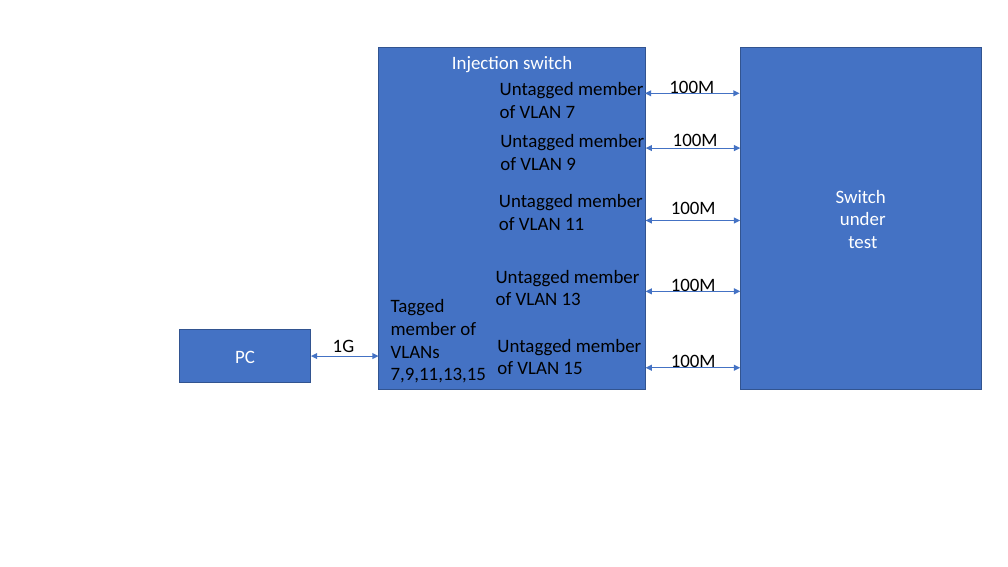
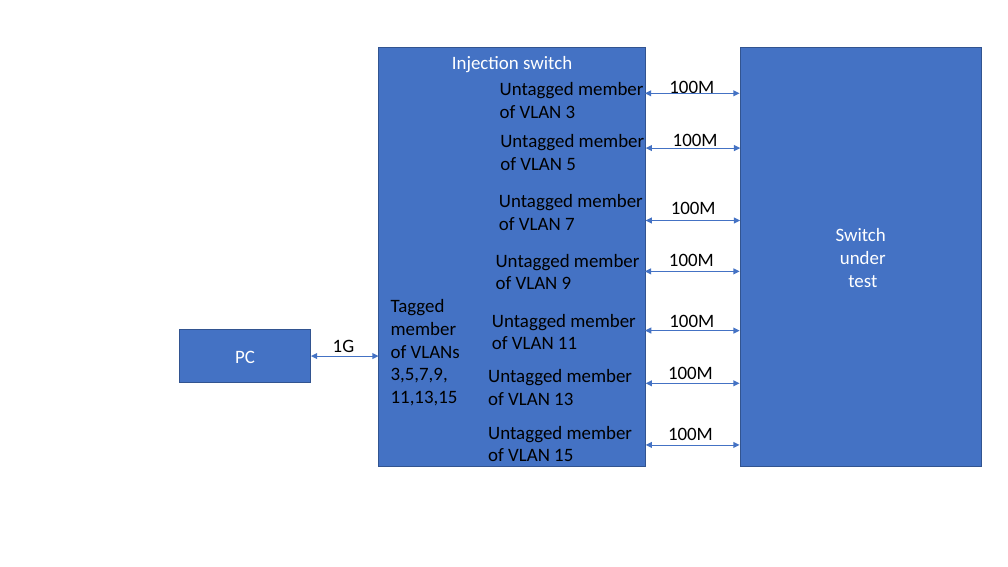
Before and after one commit to Chester-Gillon/switch_test, a slide deck: slide 1 of switch_config.pptx. Drawn at 1008x567 pixels with LibreOffice and Linux fonts; fonts in the diff are those of the drawing. Boxes give left, top, right and bottom in pixels: in the first picture for what was removed or moved away, otherwise in the second. Text is boxed around its words. In the diff, an @@ line names an element or a change of style, - is before the commit and + after.

```diff
--- a/switch_config.pptx
+++ b/switch_config.pptx
@@ rectangle "Injection switch": place and size @@
-rectangle "Injection switch" at [379,47,646,389]
+rectangle "Injection switch" at [379,47,646,467]
@@ rectangle "Switch under test": place and size @@
-rectangle "Switch under test" at [740,47,982,389]
+rectangle "Switch under test" at [740,47,982,467]
@@ text at [500,82,643,118]: text changed @@
-Untagged member
-of VLAN 7
+Untagged member
+of VLAN 3
@@ text at [500,134,644,170]: text changed @@
-Untagged member
-of VLAN 9
+Untagged member
+of VLAN 5
@@ text at [499,194,642,230]: text changed @@
-Untagged member
-of VLAN 11
+Untagged member
+of VLAN 7
@@ text at [496,254,639,289]: text changed @@
-Untagged member
-of VLAN 13
+Untagged member
+of VLAN 9
@@ text "100M" rewrapped from [671,278,716,292] to [669,253,714,272] @@
@@ text at [391,299,460,405]: text changed @@
-Tagged
-member of VLANs 7,9,11,13,15
+Tagged
+member
+of VLANs
+3,5,7,9,
+11,13,15
@@ double arrow moved from (646, 291) - (740, 291) to (645, 271) - (740, 271) @@
@@ text at [492,314,635,349]: text changed @@
-Untagged member
-of VLAN 15
+Untagged member
+of VLAN 11
@@ text "100M": place and size @@
-text "100M" at [671,354,716,368]
+text "100M" at [669,314,714,331]
@@ double arrow moved from (646, 368) - (740, 368) to (645, 330) - (740, 330) @@
@@ text added at [488,369,632,405], 18 pt, text #000000 @@
+Untagged member
+of VLAN 13
@@ double arrow added from (646, 383) to (740, 383), #4472C4 0.5 pt @@
@@ text added at [668,366,713,384], 18 pt, text #000000 @@
+100M
@@ text added at [488,426,632,467], 18 pt, text #000000 @@
+Untagged member
+of VLAN 15
@@ double arrow added from (646, 445) to (740, 445), #4472C4 0.5 pt @@
@@ text added at [668,427,713,446], 18 pt, text #000000 @@
+100M
```
Also in this commit, not shown: 2 other files.
